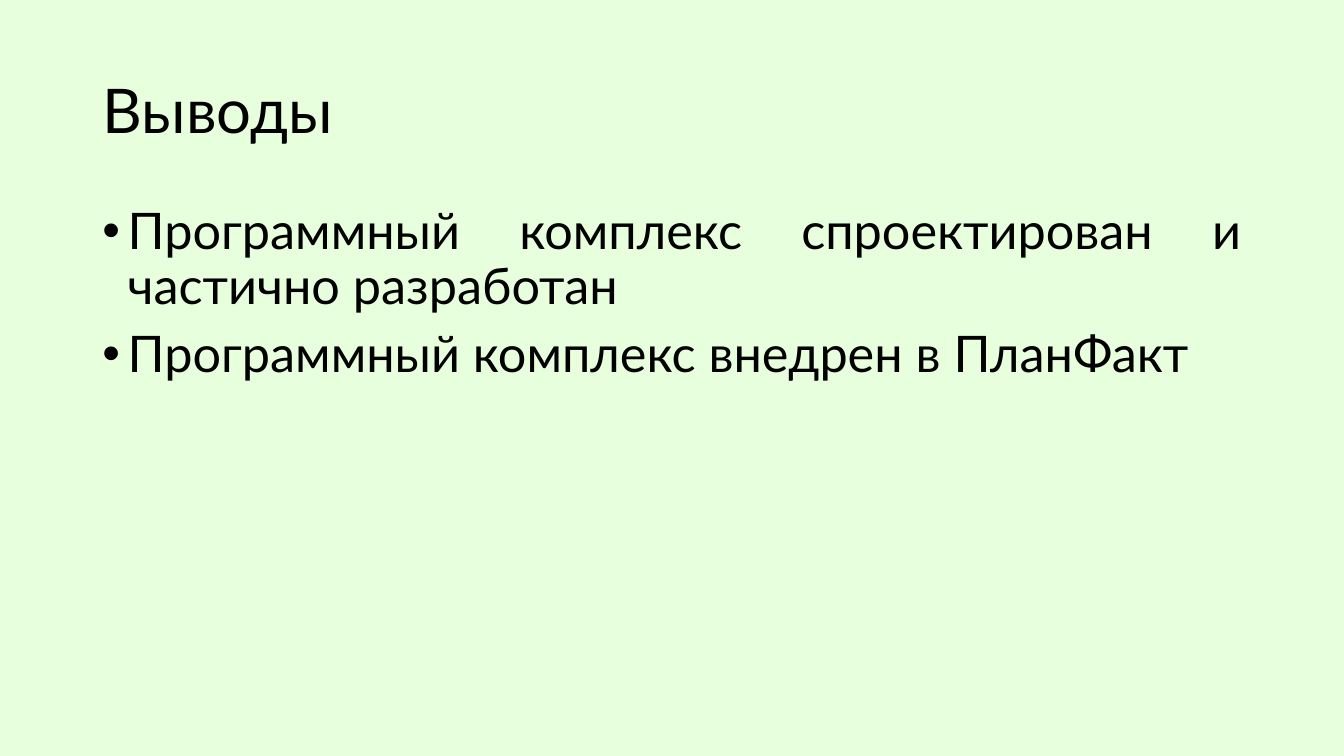
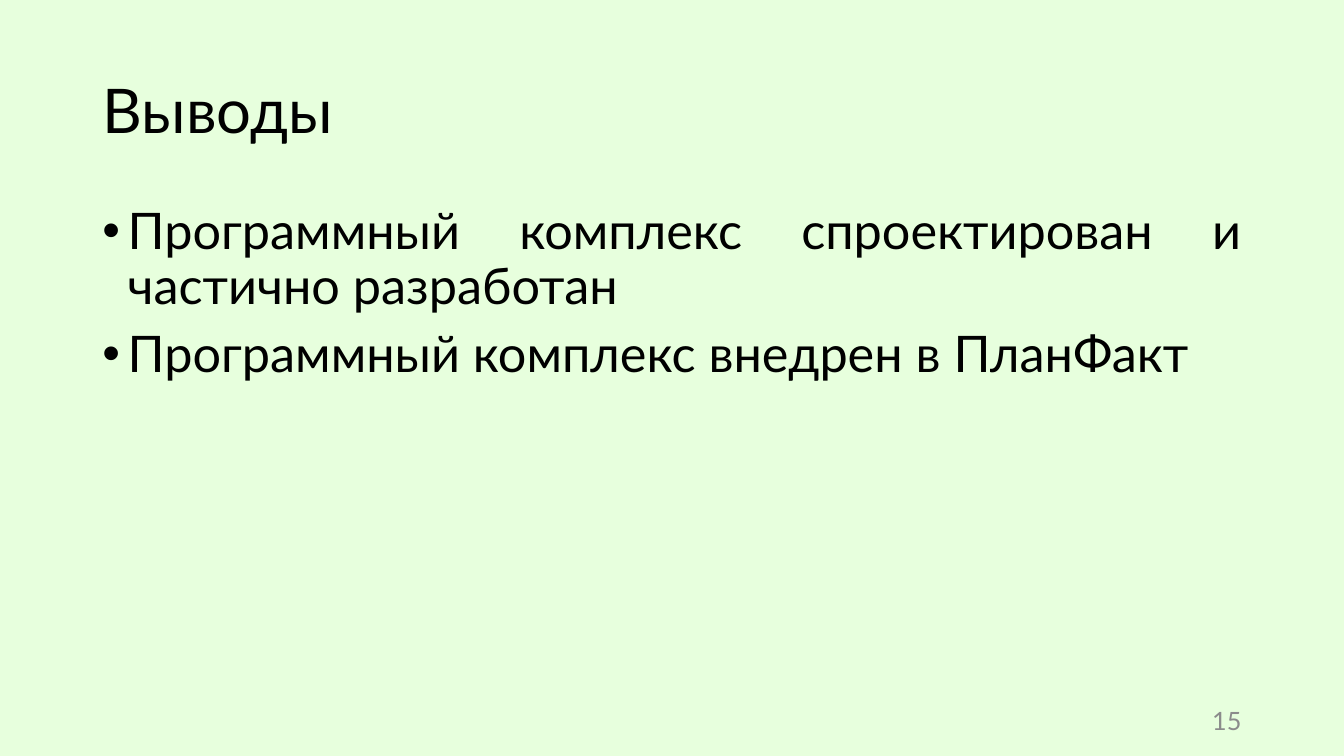
Before and after one commit to R0bari/MessageDeliveryService, a slide deck: slide 15 of Презентация/Сухарев. ВКР.pptx. Drawn at 1344x756 pixels with LibreOffice and Linux fonts; fonts in the diff are those of the drawing. Boxes give left, top, right and bottom in pixels: in the first picture for what was removed or moved away, otherwise in the second. Text is boxed around its words. In the diff, an @@ line names an element or a change of style, - is before the commit and + after.

```diff
--- a/Презентация/Сухарев. ВКР.pptx
+++ b/Презентация/Сухарев. ВКР.pptx
@@ page number added at (1212,712,1241,730), 18 pt, text #8C8C8C @@
+15
```
Also in this commit, not shown: 10 other slides changed, 3 slides added, 3 slides removed, 4 other files.
